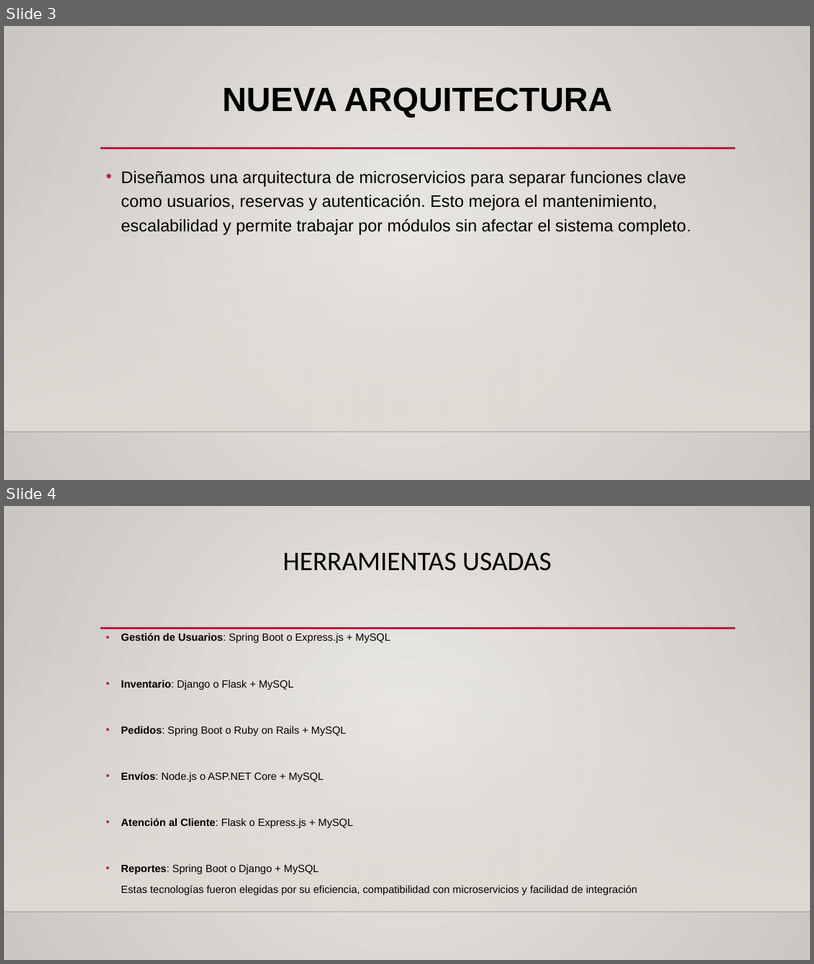
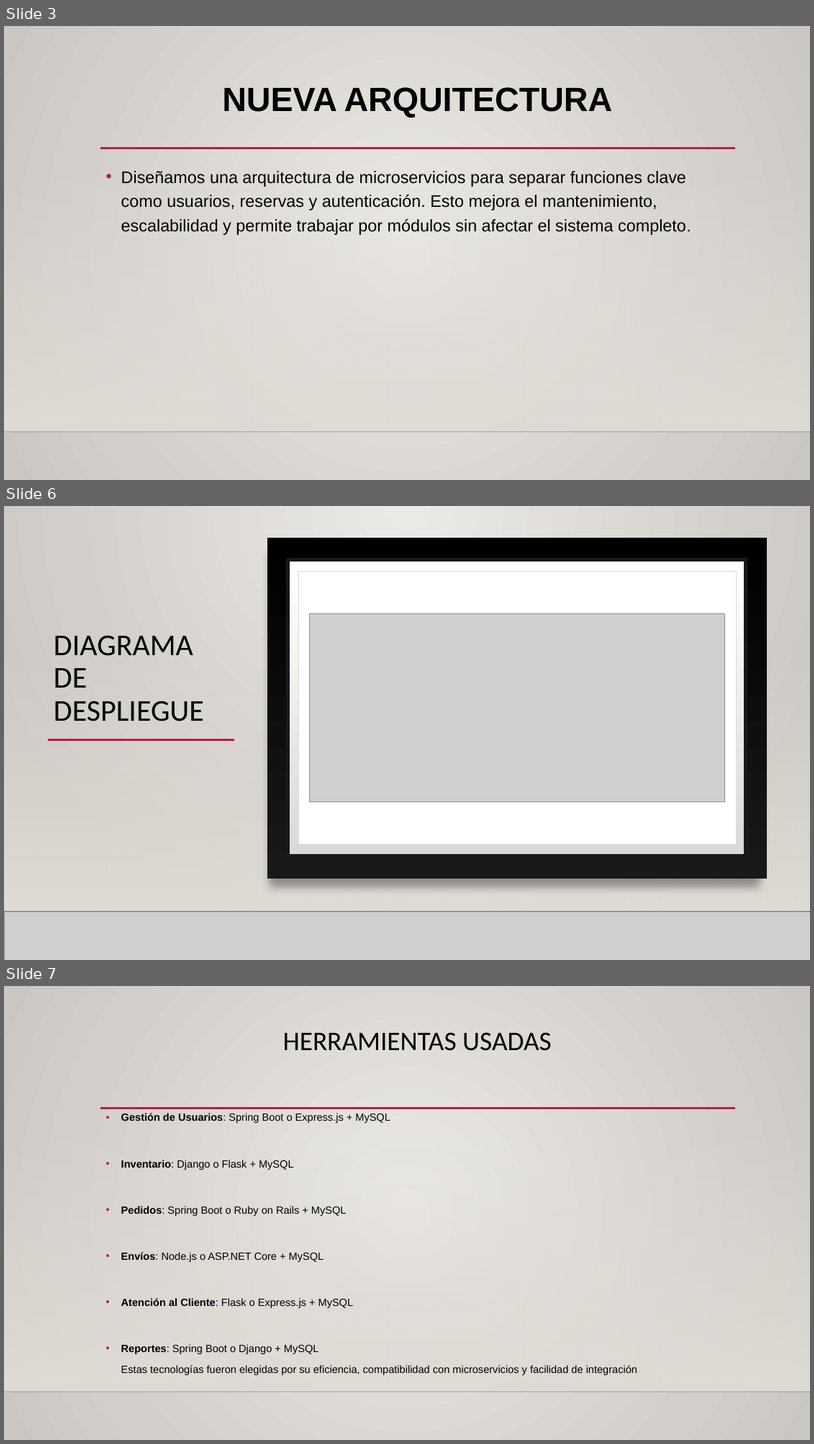
Before and after one commit to VicenteAlfaroS/Experiencia-1-Caso-3-nombre-Vicente-Alfaro, a slide deck: Presentacion caso 3.pptx. Shown one above the other, each under a label of ours: slides 3 and 4 before the commit, slides 3, 6 and 7 after it; the slides between them are not shown. The pictures are 814x964 and 814x1444 pixels, drawn with LibreOffice and Linux fonts; fonts in the diff are those of the drawing; grey boxes stand for pictures; background and template pictures are left out. Boxes give left, top, right and bottom in pixels: in the first picture for what was removed or moved away, otherwise in the second. Text is boxed around its words. In the diff, an @@ line names an element or a change of style, - is before the commit and + after.

```diff
--- a/Presentacion caso 3.pptx
+++ b/Presentacion caso 3.pptx
@@ slide 6 added at (x1=4, y1=506, x2=810, y2=960), background gradient #ECEAE7 to #CAC7C1; not listed: 3 template elements that a slide beside it also shows @@
@@ rectangle added at (x1=4, y1=506, x2=810, y2=960), fill gradient #ECEAE7 to #CAC7C1 @@
@@ rectangle added at (x1=267, y1=538, x2=767, y2=879), fill gradient #000001 to #191919 @@
@@ rectangle added at (x1=288, y1=560, x2=746, y2=855), fill gradient #DADADA to #FFFFFE, outline #191919 4 pt @@
@@ rectangle added at (x1=298, y1=571, x2=736, y2=844), fill #FFFFFF, outline #DFDBD5 0.5 pt @@
@@ title added at (x1=54, y1=635, x2=204, y2=721), 36 pt, text #000000 @@
+DIAGRAMA DE DESPLIEGUE
@@ picture added at (x1=309, y1=614, x2=725, y2=802) @@
@@ rectangle added at (x1=4, y1=640, x2=810, y2=911), fill gradient #DFDBD5 @@
@@ rectangle added at (x1=4, y1=640, x2=810, y2=911), fill gradient #DFDBD5 @@
@@ line added from (47, 739) to (234, 739), #B71E42 2.5 pt @@
@@ line added from (164, 739) to (736, 739), #B71E42 2.5 pt @@
@@ line added from (4, 911) to (810, 911), #000001 1 pt @@
@@ picture added at (x1=4, y1=911, x2=810, y2=960) @@
@@ line added from (4, 911) to (810, 911), #000001 1 pt @@
@@ what was slide 4 is now slide 7 @@
```
Also in this commit, not shown: 2 other slides added.
